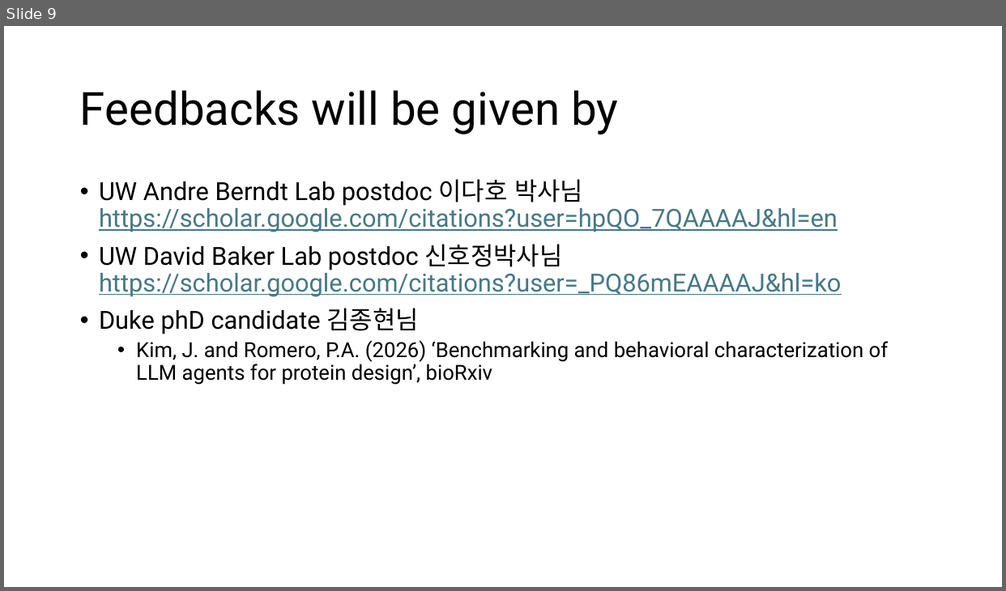
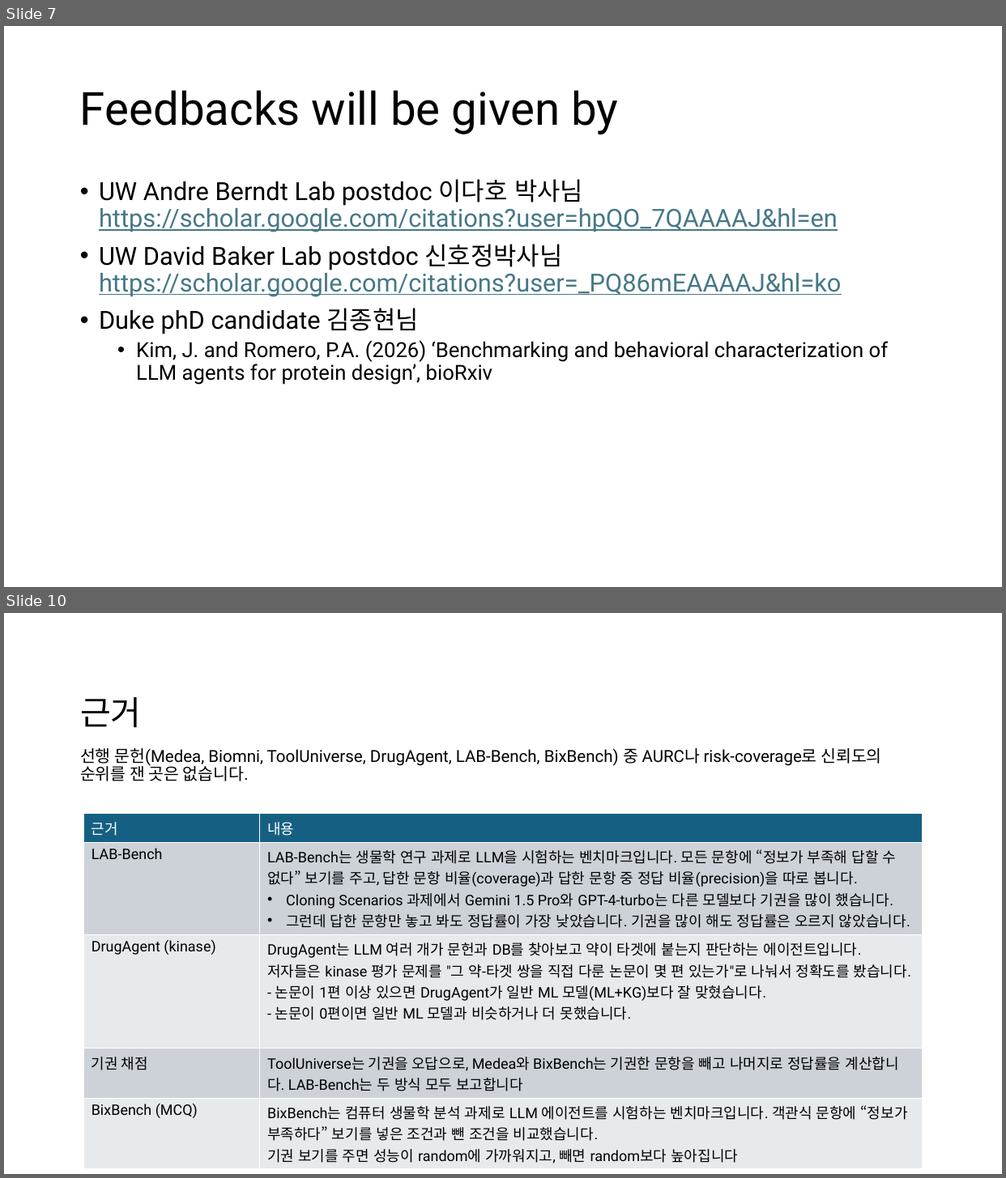
Before and after one commit to Pseudo-Lab/abstain-dti, a slide deck: docs/weekly/w01/week1_onboarding.pptx. Shown one above the other, each under a label of ours: slide 9 before the commit, slides 7 and 10 after it; the slides between them are not shown. The pictures are 1006x591 and 1006x1178 pixels, drawn with LibreOffice and Linux fonts; fonts in the diff are those of the drawing. Boxes give left, top, right and bottom in pixels: in the first picture for what was removed or moved away, otherwise in the second. Text is boxed around its words. In the diff, an @@ line names an element or a change of style, - is before the commit and + after.

```diff
--- a/docs/weekly/w01/week1_onboarding.pptx
+++ b/docs/weekly/w01/week1_onboarding.pptx
@@ slide 10 added at (4, 613, 1002, 1174), background #FFFFFF @@
@@ title added at (80, 697, 142, 728), 32 pt, text #000000 @@
+근거
@@ text added at (80, 748, 881, 781), 16 pt, text #000000 @@
+선행 문헌(Medea, Biomni, ToolUniverse, DrugAgent, LAB-Bench, BixBench) 중 AURC나 risk-coverage로 신뢰도의 순위를 잰 곳은 없습니다.
@@ table added at (84, 814, 923, 1167), 5 rows, 2 columns @@
+근거 | 내용
+LAB-Bench | LAB-Bench는 생물학 연구 과제로 LLM을 시험하는 벤치마크입니다. 모든 문항에 “정보가 부족해 답할 수 없다” 보기를 주고, 답한 문항 비율(coverage)과 답한 문항 중 정답 비율(precision)을 따로 봅니다. / Cloning Scenarios 과제에서 Gemini 1.5 Pro와 GPT-4-turbo는 다른 모델보다 기권을 많이 했습니다. / 그런데 답한 문항만 놓고 봐도 정답률이 가장 낮았습니다. 기권을 많이 해도 정답률은 오르지 않았습니다.
+DrugAgent (kinase) | DrugAgent는 LLM 여러 개가 문헌과 DB를 찾아보고 약이 타겟에 붙는지 판단하는 에이전트입니다. 저자들은 kinase 평가 문제를 "그 약-타겟 쌍을 직접 다룬 논문이 몇 편 있는가"로 나눠서 정확도를 봤습니다. / - 논문이 1편 이상 있으면 DrugAgent가 일반 ML 모델(ML+KG)보다 잘 맞혔습니다. / - 논문이 0편이면 일반 ML 모델과 비슷하거나 더 못했습니다.
+기권 채점 | ToolUniverse는 기권을 오답으로, Medea와 BixBench는 기권한 문항을 빼고 나머지로 정답률을 계산합니다. LAB-Bench는 두 방식 모두 보고합니다
+BixBench (MCQ) | BixBench는 컴퓨터 생물학 분석 과제로 LLM 에이전트를 시험하는 벤치마크입니다. 객관식 문항에 “정보가 부족하다” 보기를 넣은 조건과 뺀 조건을 비교했습니다. / 기권 보기를 주면 성능이 random에 가까워지고, 빼면 random보다 높아집니다
@@ what was slide 9 is now slide 7 @@
```
Also in this commit, not shown: 6 slides changed, 13 other slides added, 1 slide removed.
